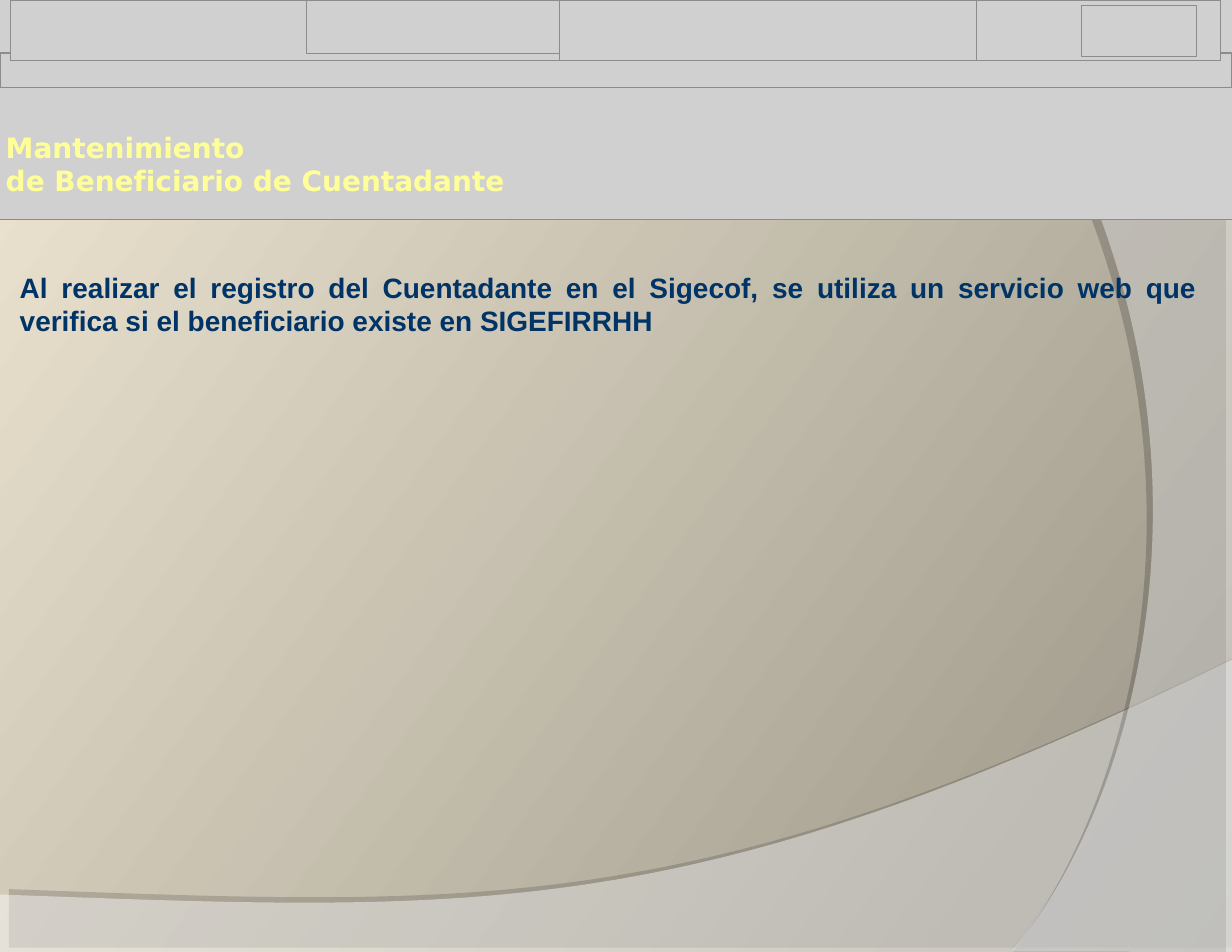
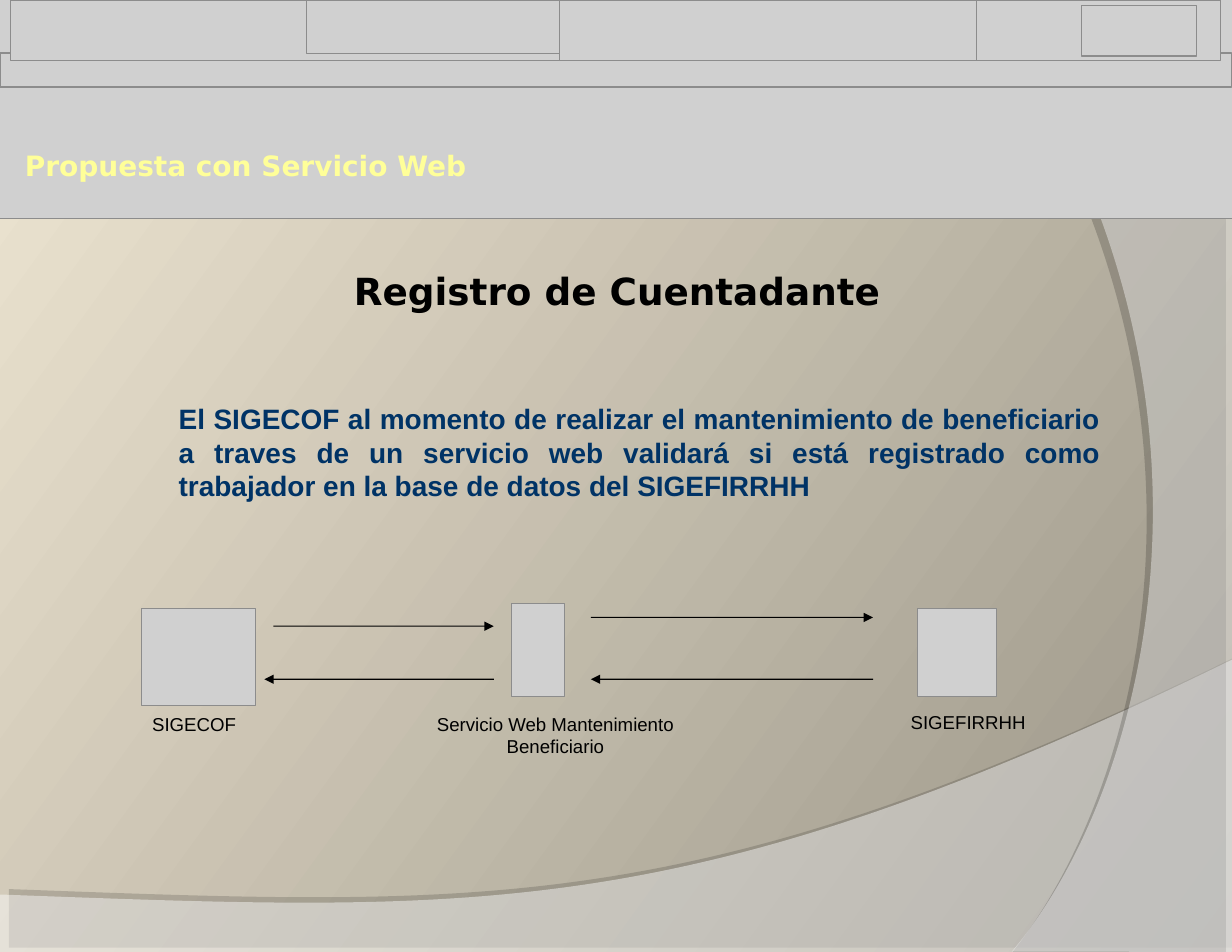
Before and after one commit to alisira/sgf, a slide deck: slide 8 of SOPORTE/Integracion_Sigefirrhh_Sigecof.ppt (slide 6 before the commit). Drawn at 1232x952 pixels with LibreOffice and Linux fonts; fonts in the diff are those of the drawing; grey boxes stand for pictures; background and template pictures are left out. Boxes give left, top, right and bottom in pixels: in the first picture for what was removed or moved away, otherwise in the second. Text is boxed around its words. In the diff, an @@ line names an element or a change of style, - is before the commit and + after.

```diff
--- a/SOPORTE/Integracion_Sigefirrhh_Sigecof.ppt
+++ b/SOPORTE/Integracion_Sigefirrhh_Sigecof.ppt
@@ text removed at box(0, 124, 629, 185) @@
-Mantenimiento
-de Beneficiario de Cuentadante
@@ text added at box(13, 142, 715, 203), 18 pt, text #FFFF99, bold @@
+Propuesta con Servicio Web
@@ text removed at box(20, 277, 1196, 332) @@
-Al realizar el registro del Cuentadante en el Sigecof, se utiliza un servicio web que verifica si el beneficiario existe en SIGEFIRRHH
@@ text added at box(354, 276, 880, 313), 24 pt, text #000000, bold @@
+Registro de Cuentadante
@@ text added at box(179, 408, 1100, 501), 18 pt, text #003366, bold @@
+El SIGECOF al momento de realizar el mantenimiento de beneficiario a traves de un servicio web validará si está registrado como trabajador en la base de datos del SIGEFIRRHH
@@ group added at box(141, 604, 1026, 753): 4 arrows, 3 pictures, 3 texts @@
+SIGECOF
+Servicio Web Mantenimiento Beneficiario
+SIGEFIRRHH
```
Also in this commit, not shown: 4 other slides changed, 16 slides added, 7 slides removed.
